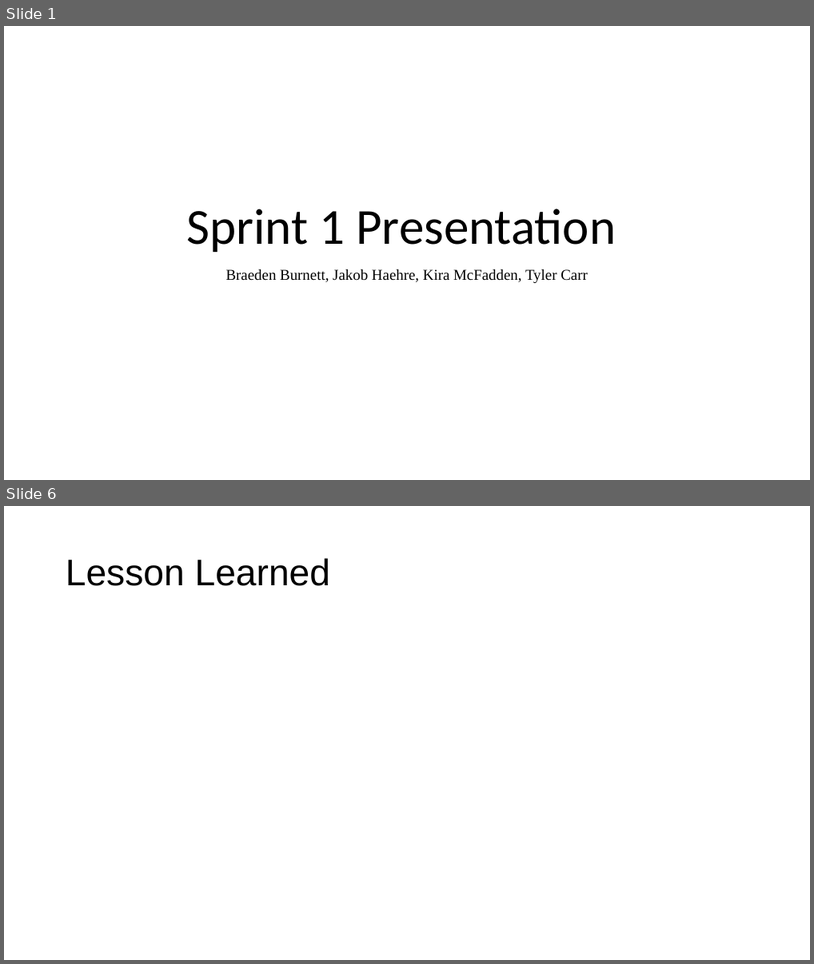
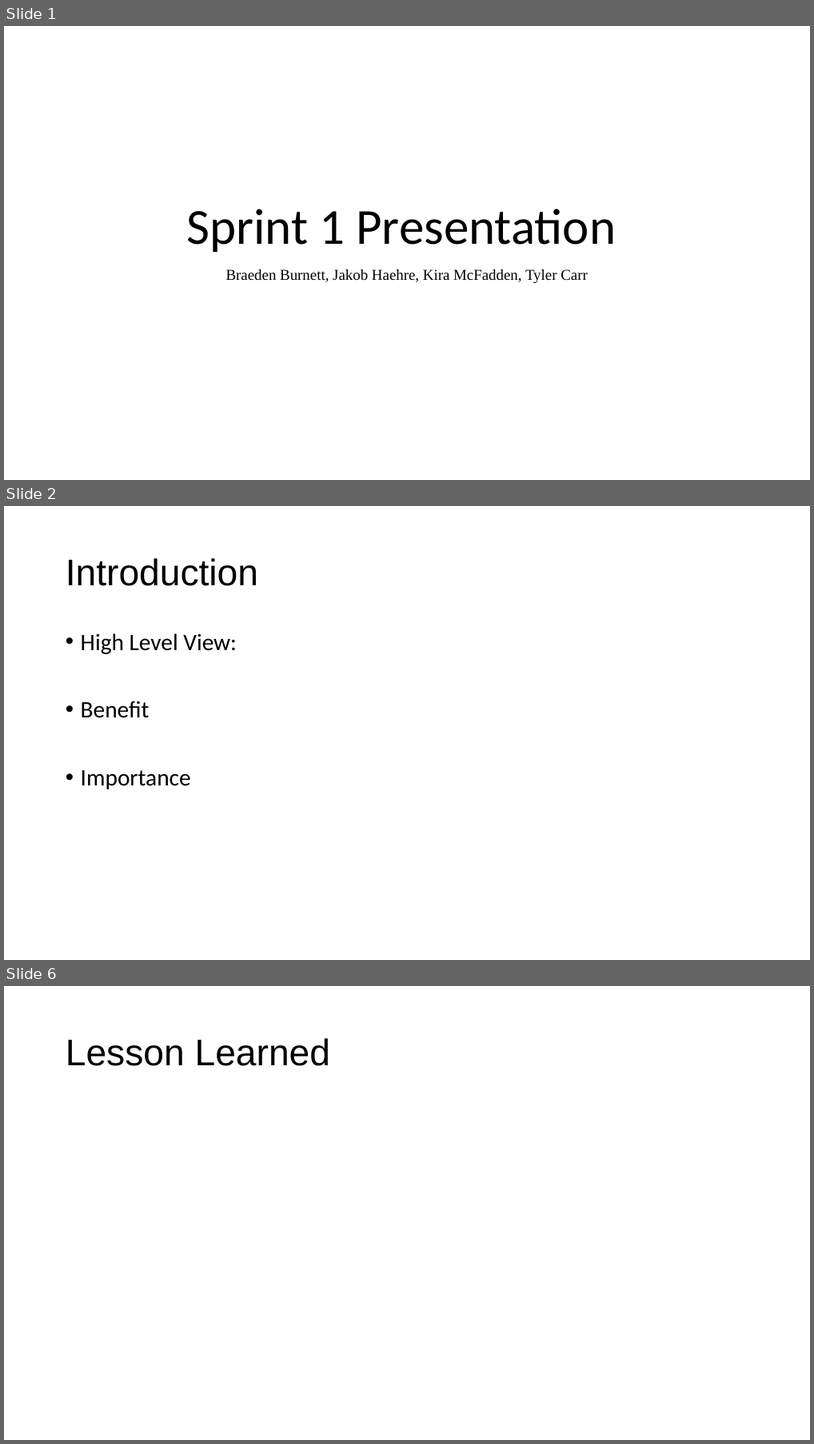
Before and after one commit to Burnetb8/Senior-Capstone, a slide deck: Documentation/Sprint 1 Pres.pptx. Shown one above the other, each under a label of ours: slides 1 and 6 before the commit, slides 1, 2 and 6 after it; the slides between them are not shown. The pictures are 814x964 and 814x1444 pixels, drawn with LibreOffice and Linux fonts; fonts in the diff are those of the drawing. Boxes give left, top, right and bottom in pixels: in the first picture for what was removed or moved away, otherwise in the second. Text is boxed around its words. In the diff, an @@ line names an element or a change of style, - is before the commit and + after.

```diff
--- a/Documentation/Sprint 1 Pres.pptx
+++ b/Documentation/Sprint 1 Pres.pptx
@@ slide 2 added at [4, 506, 810, 960], background #FFFFFF @@
@@ title added at [66, 558, 258, 586], 44 pt, text #000000 @@
+Introduction
@@ text added at [81, 633, 237, 789], 28 pt, text #000000 @@
+• High Level View:
+• Benefit
+• Importance
```
Also in this commit, not shown: 4 slides changed, 1 slide removed.
